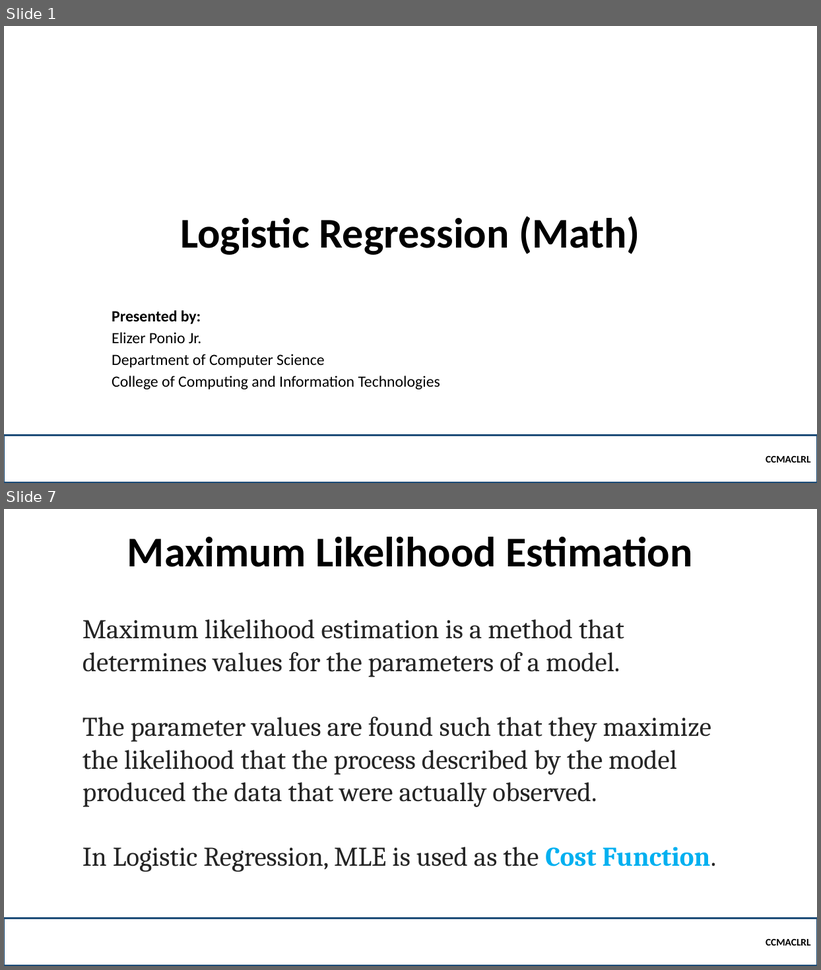
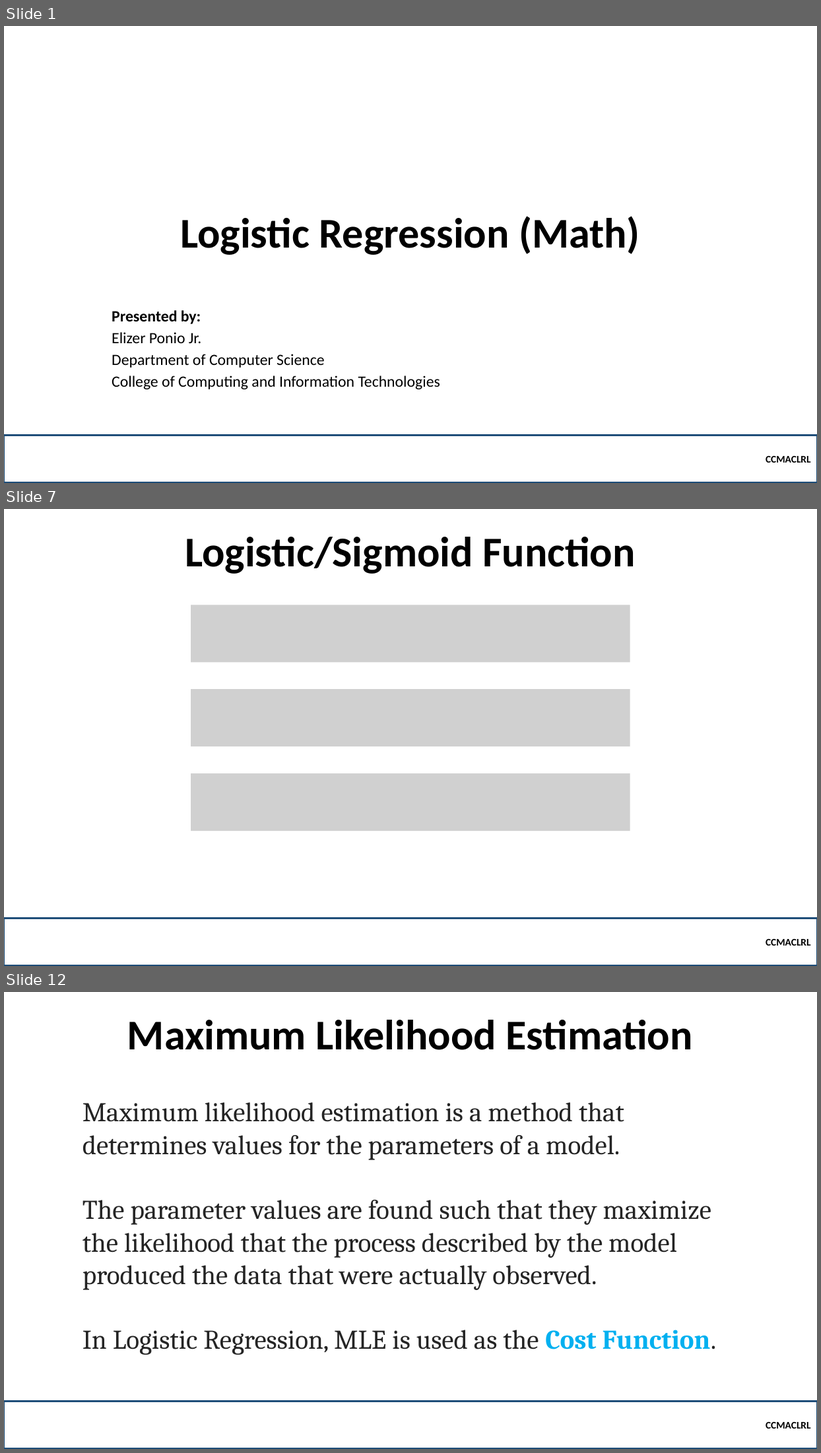
Before and after one commit to robitussin/CCMACLRL, a slide deck: 5 - Logistic Regression/Logistic Regression (Math).pptx. Shown one above the other, each under a label of ours: slides 1 and 7 before the commit, slides 1, 7 and 12 after it; the slides between them are not shown. The pictures are 821x970 and 821x1453 pixels, drawn with LibreOffice and Linux fonts; fonts in the diff are those of the drawing; grey boxes stand for pictures; background and template pictures are left out. Boxes give left, top, right and bottom in pixels: in the first picture for what was removed or moved away, otherwise in the second. Text is boxed around its words. In the diff, an @@ line names an element or a change of style, - is before the commit and + after.

```diff
--- a/5 - Logistic Regression/Logistic Regression (Math).pptx
+++ b/5 - Logistic Regression/Logistic Regression (Math).pptx
@@ slide 7 added at box(4, 509, 817, 966), background picture (left out) @@
@@ title added at box(185, 537, 635, 574), 50 pt, text #000000, bold @@
+Logistic/Sigmoid Function
@@ picture added at box(191, 605, 630, 662) @@
@@ picture added at box(191, 690, 630, 747) @@
@@ picture added at box(191, 774, 630, 831) @@
@@ rectangle added at box(4, 918, 817, 966), outline #1F4E79 2.25 pt, 12 pt, text #000000, bold @@
+CCMACLRL
@@ what was slide 7 is now slide 12 @@
```
Also in this commit, not shown: 9 slides changed, 4 other slides added, 3 other files.
